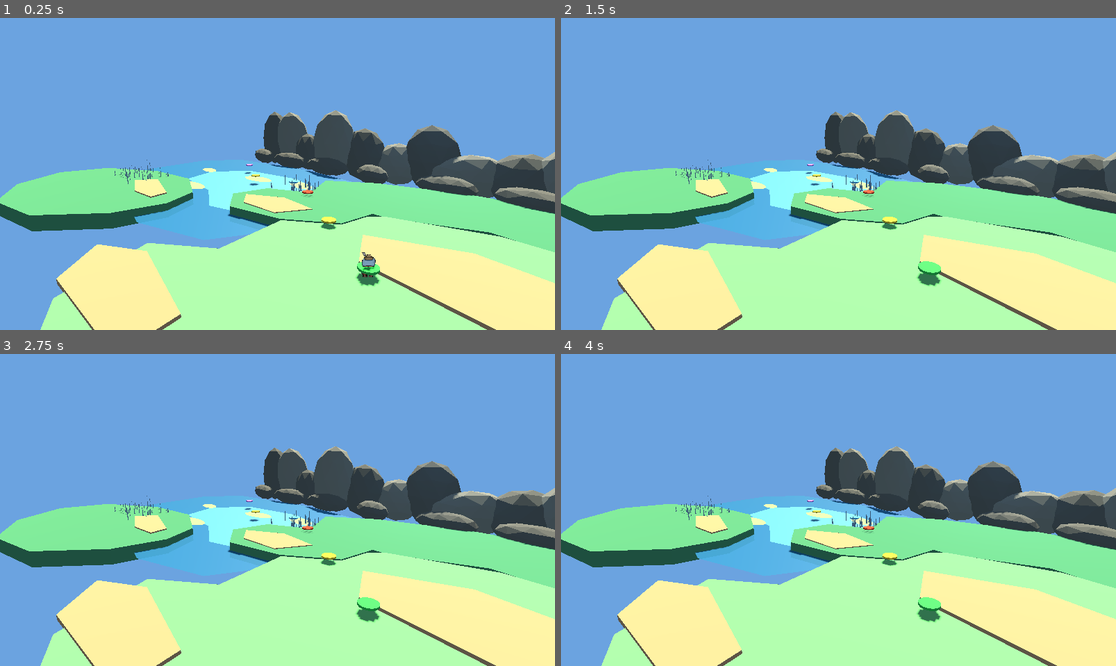
Above: before the commit, frames 1-4 (two rows, left to right).
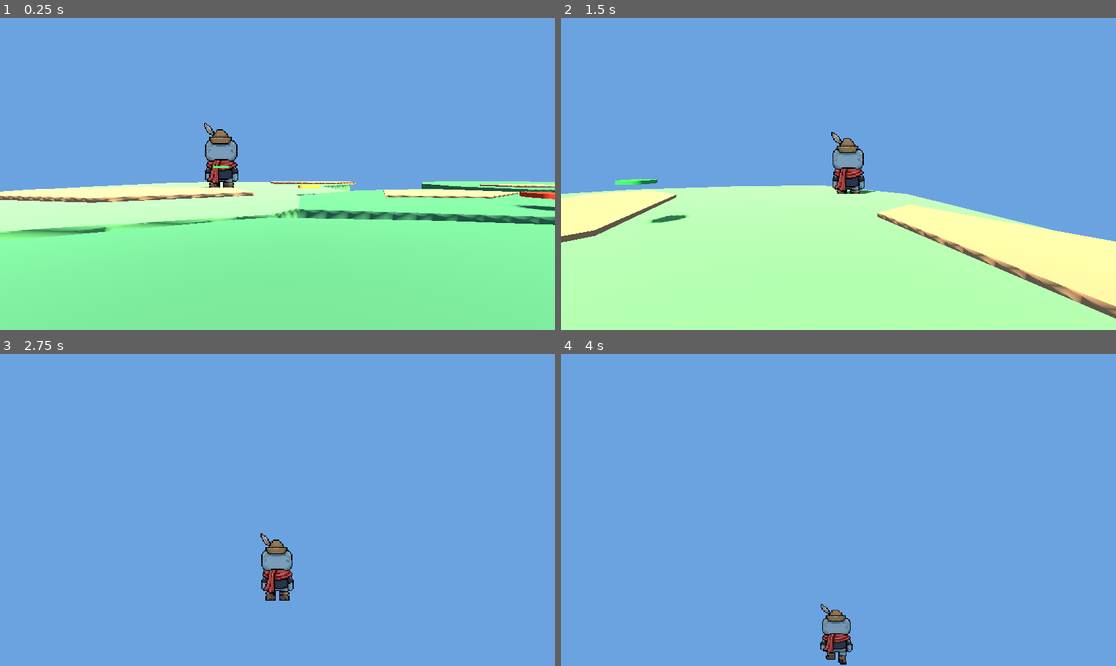
Above: after the commit, the same moments.

Repository: DBorgKiwami/group-project
Game: Godot game, scene res://scenes/levels/3d/redlance_pondside_review.tscn
Two runs of this game, one before a commit and one after it. Both use one fixed random seed, a clock stepped at 60 frames per second and the inputs below. This scene is started directly instead of the project's main scene.
Inputs (mouse positions are in pixels of both pictures, inside the frame that each line leads up to):
- Up to frame 1 (0.25 s): no input
- Up to frame 2 (1.5 s): tap Enter (ui_accept) at 0.5, 0.77 s; move the mouse to (866, 174) at 0.52 s; hold Shift (attack) 0.53-1.28 s; hold Up (ui_up) from 0.53 s (still down); move the mouse to (810, 174) at 1.27 s; tap / (grapple) at 1.35 s
- Up to frame 3 (2.75 s): keep holding Up (ui_up); tap Enter (ui_accept) at 1.52 s; move the mouse to (288, 503) at 2.02 s; hold E (interact) from 2.03 s (still down)
- Up to frame 4 (4 s): keep holding Up (ui_up); move the mouse to (832, 516) at 2.77 s; release E (interact) at 2.78 s; tap Shift (attack) at 2.85 s; tap Enter (ui_accept) at 3.02, 3.77 s; move the mouse to (877, 513) at 3.52 s; hold / (grapple) from 3.53 s (still down)

The runs differ from the first frame. In frame 1, 53% of the frame differs, in the area x 0-100%, y 29-100%; in frame 2, 41%; in frame 3, 50%; in frame 4, 50%.

Commit message:
Use player camera for Redlance playtest

Diff:
--- a/scenes/levels/3d/redlance_pondside_review.tscn
+++ b/scenes/levels/3d/redlance_pondside_review.tscn
@@ -70,18 +70,17 @@
 
 [node name="PreviewCamera" type="Camera3D" parent="." unique_id=1768166443]
 transform = Transform3D(1, 0, 0, 0, 1, 0, 0, 0, 1, -8.4, 3.3, -7.2)
-current = true
 fov = 58.0
 
 [node name="LevelBase" parent="." unique_id=458334827 instance=ExtResource("2_level")]
 
 [node name="3Dplatformingcharacter" parent="." unique_id=2055655660 instance=ExtResource("3_player")]
-transform = Transform3D(0.3, 0, 0, 0, 0.3, 0, 0, 0, 0.3, -5.8, 0.2746193, -2.4)
+transform = Transform3D(1, 0, 0, 0, 1, 0, 0, 0, 1, -5.8, 0.7, -2.4)
 
 [node name="GameplayPlan" type="Node3D" parent="."]
 
 [node name="PlayerSpawn" type="Marker3D" parent="GameplayPlan"]
-transform = Transform3D(1, 0, 0, 0, 1, 0, 0, 0, 1, -5.8, 0.28, -2.4)
+transform = Transform3D(1, 0, 0, 0, 1, 0, 0, 0, 1, -5.8, 0.7, -2.4)
 
 [node name="Disc" type="MeshInstance3D" parent="GameplayPlan/PlayerSpawn"]
 mesh = SubResource("MarkerDiscMesh")
--- a/scripts/levels/redlance_pondside_review.gd
+++ b/scripts/levels/redlance_pondside_review.gd
@@ -2,16 +2,22 @@
 
 @export var add_simple_collision := true
 @export var snap_player_to_spawn := true
+@export var use_preview_camera := false
 
 @onready var level_base: Node3D = $LevelBase
 @onready var preview_camera: Camera3D = $PreviewCamera
 @onready var player: Node3D = $"3Dplatformingcharacter"
+@onready var player_camera: Camera3D = $"3Dplatformingcharacter/Node3D/Camera3D"
 @onready var player_spawn: Marker3D = $GameplayPlan/PlayerSpawn
 
 
 func _ready() -> void:
-	preview_camera.current = true
-	preview_camera.look_at(Vector3(1.6, 0.45, 1.8), Vector3.UP)
+	if use_preview_camera:
+		preview_camera.current = true
+		preview_camera.look_at(Vector3(1.6, 0.45, 1.8), Vector3.UP)
+	else:
+		preview_camera.current = false
+		player_camera.current = true
 
 	if snap_player_to_spawn:
 		player.global_position = player_spawn.global_position
